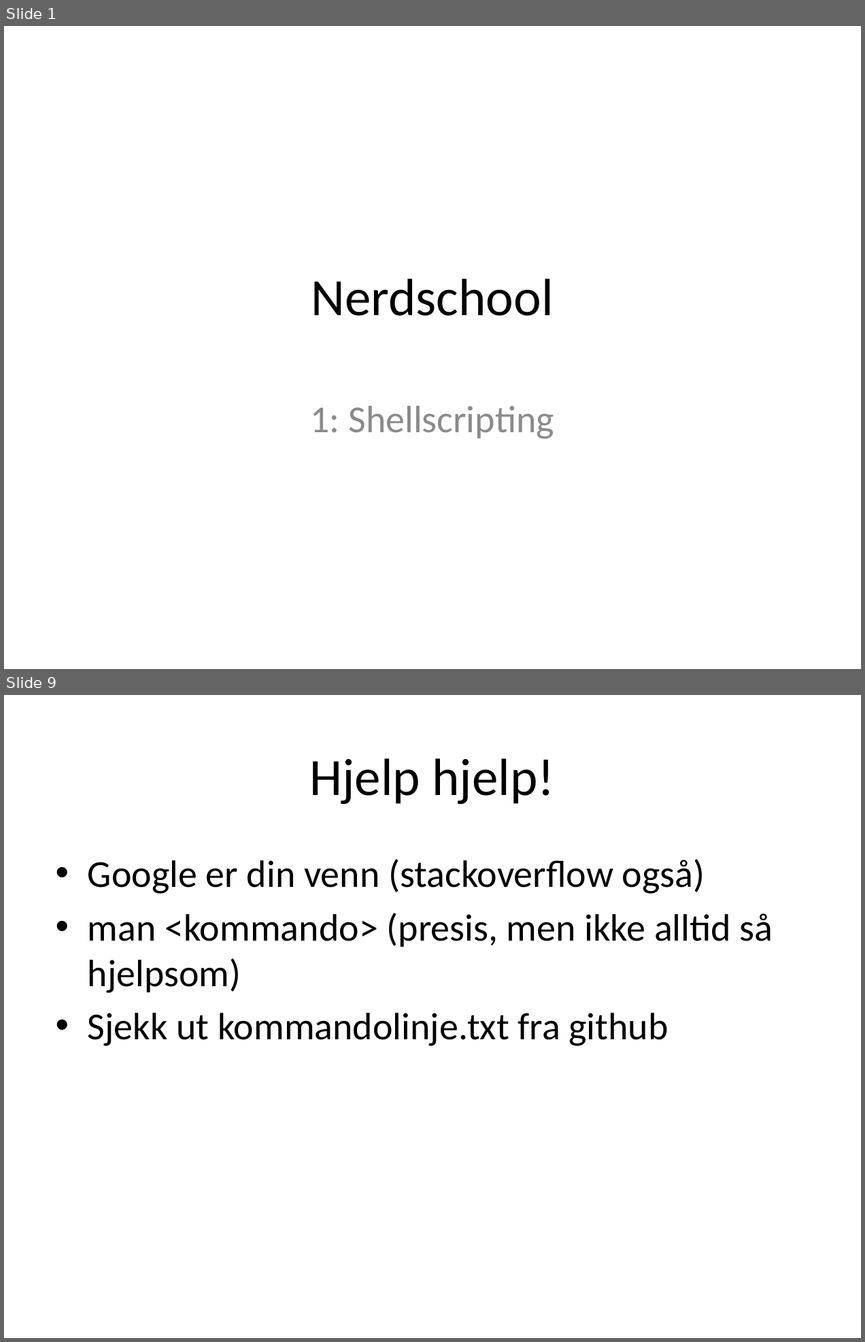
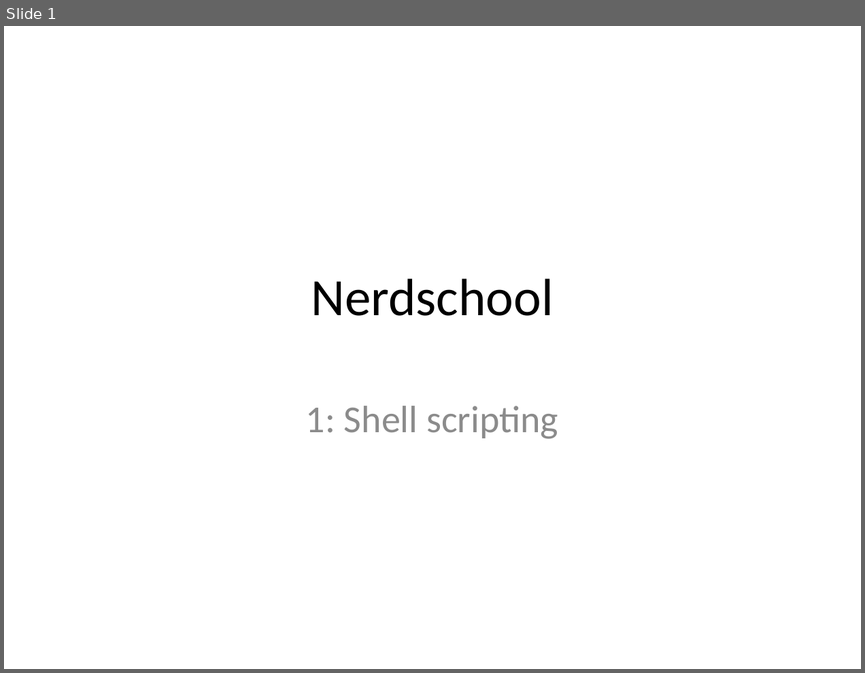
Before and after one commit to anettebgo/nerdschool, a slide deck: 1/shellscripting.pptx. Shown one above the other, each under a label of ours: slides 1 and 9 before the commit, slide 1 after it; the slides between them are not shown. The pictures are 865x1342 and 865x673 pixels, drawn with LibreOffice and Linux fonts; fonts in the diff are those of the drawing. Boxes give left, top, right and bottom in pixels: in the first picture for what was removed or moved away, otherwise in the second. Text is boxed around its words. In the diff, an @@ line names an element or a change of style, - is before the commit and + after.

```diff
--- a/1/shellscripting.pptx
+++ b/1/shellscripting.pptx
@@ slide 9 removed at [4,695,861,1338], background #FFFFFF @@
@@ title removed at [309,758,555,804] @@
-Hjelp hjelp!
@@ text removed at [88,859,773,1046] @@
-• Google er din venn (stackoverflow også)
-• man <kommando> (presis, men ikke alltid så hjelpsom)
-• Sjekk ut kommandolinje.txt fra github
@@ slide 1 changed as well @@
@@ subtitle at [306,405,558,439]: spaces changed @@
-1: Shellscripting
+1: Shell scripting
```
Also in this commit, not shown: 3 other slides changed, 6 slides added, 7 other slides removed.
